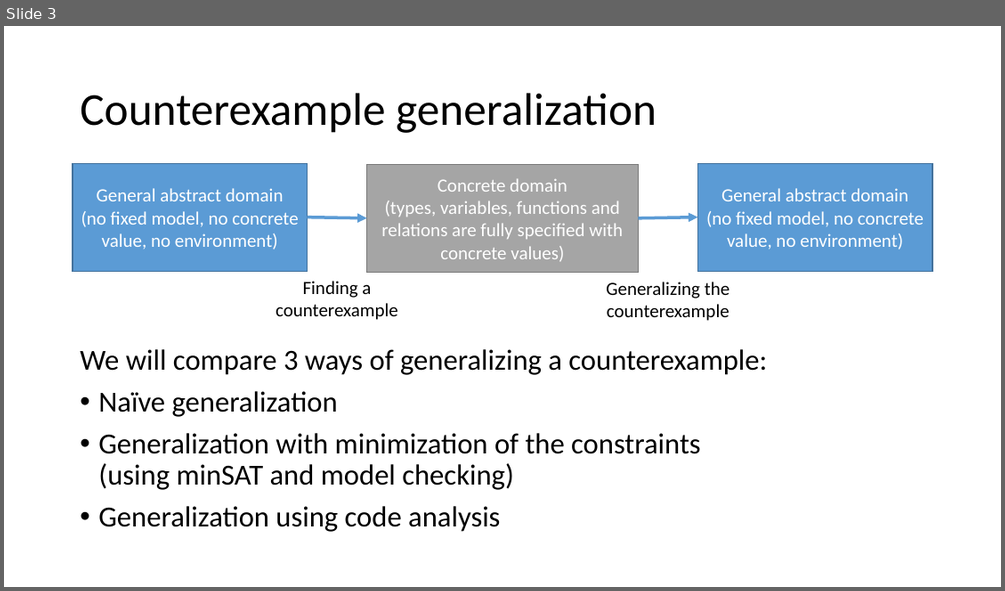
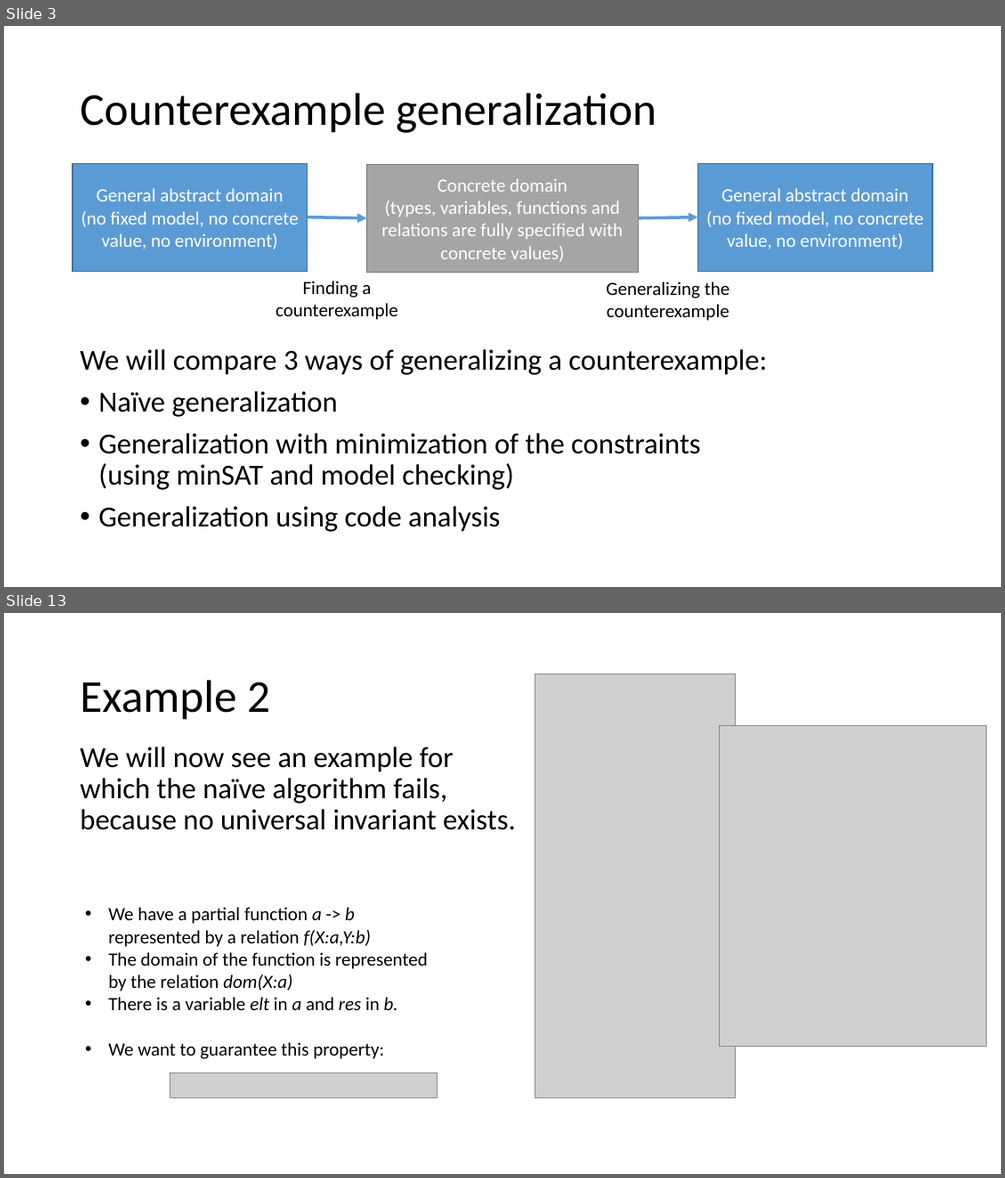
Before and after one commit to tjhance/ivy-research, a slide deck: invariant_synthesis/Invariant Synthesis.pptx. Shown one above the other, each under a label of ours: slide 3 before the commit, slides 3 and 13 after it; the slides between them are not shown. The pictures are 1005x591 and 1005x1178 pixels, drawn with LibreOffice and Linux fonts; fonts in the diff are those of the drawing; grey boxes stand for pictures. Boxes give left, top, right and bottom in pixels: in the first picture for what was removed or moved away, otherwise in the second. Text is boxed around its words. In the diff, an @@ line names an element or a change of style, - is before the commit and + after.

```diff
--- a/invariant_synthesis/Invariant Synthesis.pptx
+++ b/invariant_synthesis/Invariant Synthesis.pptx
@@ slide 13 added at (4, 613, 1001, 1174), background #FFFFFF @@
@@ title added at (80, 680, 270, 720), 44 pt, text #000000 @@
+Example 2
@@ picture added at (535, 674, 736, 1098) @@
@@ picture added at (719, 725, 987, 1046) @@
@@ text added at (80, 747, 516, 830), 28 pt, text #000000 @@
+We will now see an example for which the naïve algorithm fails, because no universal invariant exists.
@@ text added at (108, 907, 428, 1059), 18 pt, text #000000 @@
+• We have a partial function a -> b represented by a relation f(X:a,Y:b)
+• The domain of the function is represented by the relation dom(X:a)
+• There is a variable elt in a and res in b.
+• We want to guarantee this property:
@@ picture added at (170, 1073, 437, 1097) @@
```
Also in this commit, not shown: 3 slides changed, 12 other slides added, 4 slides removed, 2 other files.
